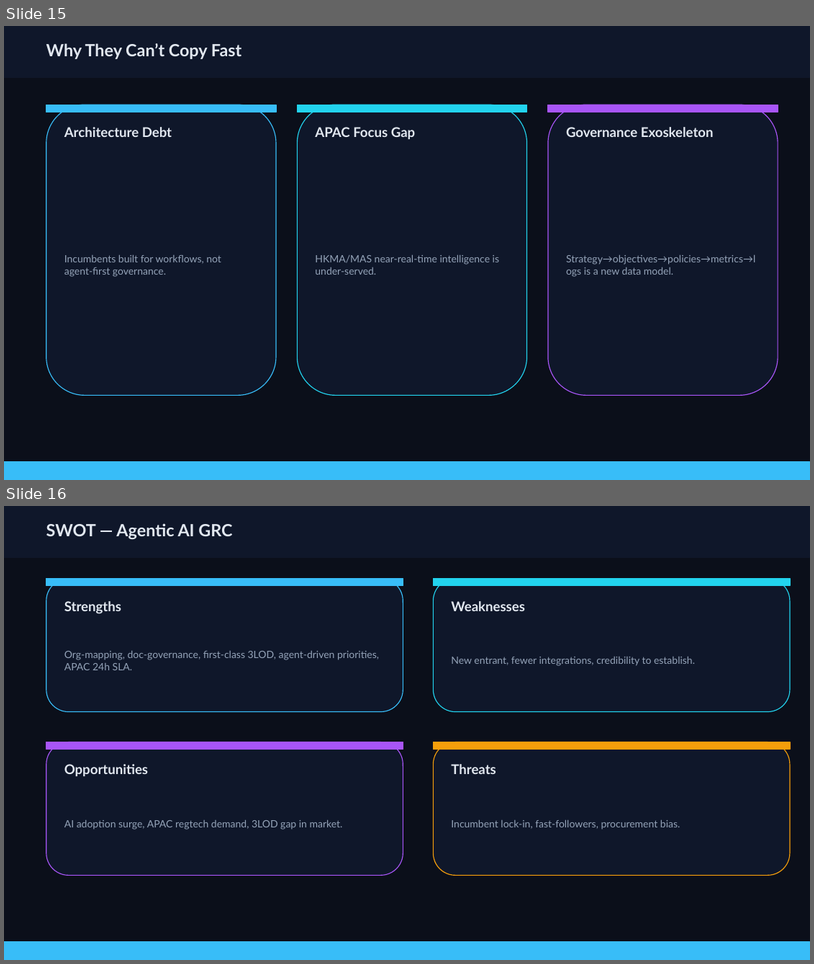
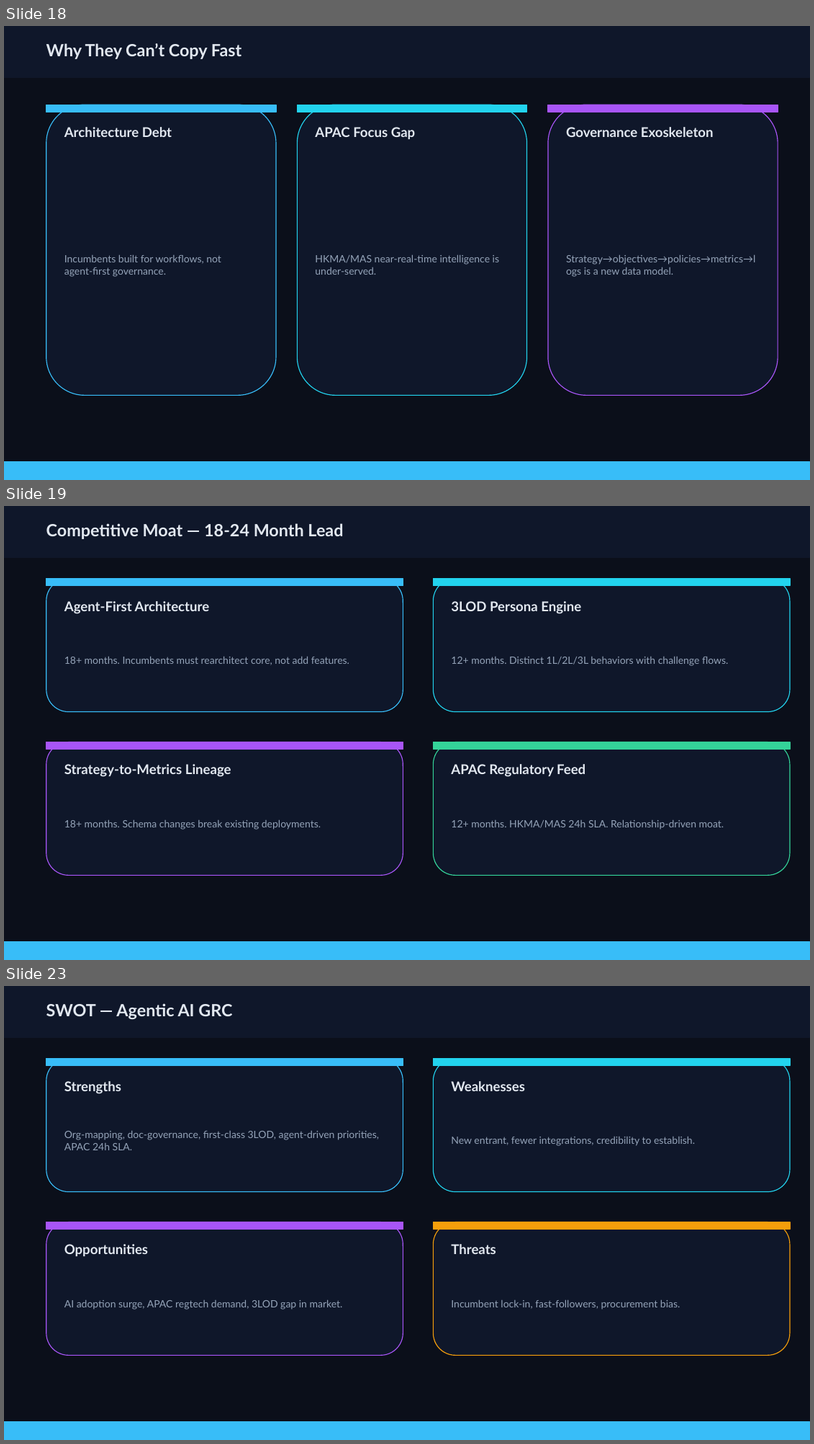
Before and after one commit to feerozac/GRC, a slide deck: _bmad-output/GRC agent.pptx. Shown one above the other, each under a label of ours: slides 15 and 16 before the commit, slides 18, 19 and 23 after it; the slides between them are not shown. The pictures are 814x964 and 814x1444 pixels, drawn with LibreOffice and Linux fonts; fonts in the diff are those of the drawing. Boxes give left, top, right and bottom in pixels: in the first picture for what was removed or moved away, otherwise in the second. Text is boxed around its words. In the diff, an @@ line names an element or a change of style, - is before the commit and + after.

```diff
--- a/_bmad-output/GRC agent.pptx
+++ b/_bmad-output/GRC agent.pptx
@@ slide 19 added at bbox=[4, 506, 810, 960], background #FFFFFF @@
@@ rectangle added at bbox=[4, 506, 810, 960], fill #0B0F1A, outline #0B0F1A 1 pt @@
@@ rectangle added at bbox=[4, 506, 810, 557], fill #0F172A, outline #0F172A 1 pt @@
@@ text added at bbox=[46, 523, 343, 539], 20 pt, text #E2E8F0, bold @@
+Competitive Moat — 18‑24 Month Lead
@@ rounded rectangle added at bbox=[46, 579, 404, 712], fill #0F172A, outline #38BDF8 1 pt @@
@@ rectangle added at bbox=[46, 579, 404, 586], fill #38BDF8, outline #38BDF8 1 pt @@
@@ rounded rectangle added at bbox=[434, 579, 790, 712], fill #0F172A, outline #22D3EE 1 pt @@
@@ rectangle added at bbox=[434, 579, 790, 586], fill #22D3EE, outline #22D3EE 1 pt @@
@@ text added at bbox=[64, 601, 210, 614], 16 pt, text #E2E8F0, bold @@
+Agent‑First Architecture
@@ text added at bbox=[451, 601, 581, 614], 16 pt, text #E2E8F0, bold @@
+3LOD Persona Engine
@@ text added at bbox=[64, 656, 350, 665], 12 pt, text #94A3B8 @@
+18+ months. Incumbents must rearchitect core, not add features.
@@ text added at bbox=[451, 656, 728, 666], 12 pt, text #94A3B8 @@
+12+ months. Distinct 1L/2L/3L behaviors with challenge flows.
@@ rounded rectangle added at bbox=[46, 742, 404, 875], fill #0F172A, outline #A855F7 1 pt @@
@@ rectangle added at bbox=[46, 742, 404, 749], fill #A855F7, outline #A855F7 1 pt @@
@@ rounded rectangle added at bbox=[434, 742, 790, 875], fill #0F172A, outline #34D399 1 pt @@
@@ rectangle added at bbox=[434, 742, 790, 749], fill #34D399, outline #34D399 1 pt @@
@@ text added at bbox=[64, 764, 232, 777], 16 pt, text #E2E8F0, bold @@
+Strategy‑to‑Metrics Lineage
@@ text added at bbox=[451, 764, 586, 777], 16 pt, text #E2E8F0, bold @@
+APAC Regulatory Feed
@@ text added at bbox=[64, 819, 321, 829], 12 pt, text #94A3B8 @@
+18+ months. Schema changes break existing deployments.
@@ text added at bbox=[451, 819, 725, 829], 12 pt, text #94A3B8 @@
+12+ months. HKMA/MAS 24h SLA. Relationship‑driven moat.
@@ rectangle added at bbox=[4, 942, 810, 960], fill #38BDF8, outline #38BDF8 1 pt @@
@@ what was slide 15 is now slide 18 @@
@@ what was slide 16 is now slide 23 @@
```
Also in this commit, not shown: 7 other slides added, 1 slide removed, 5 other files.
